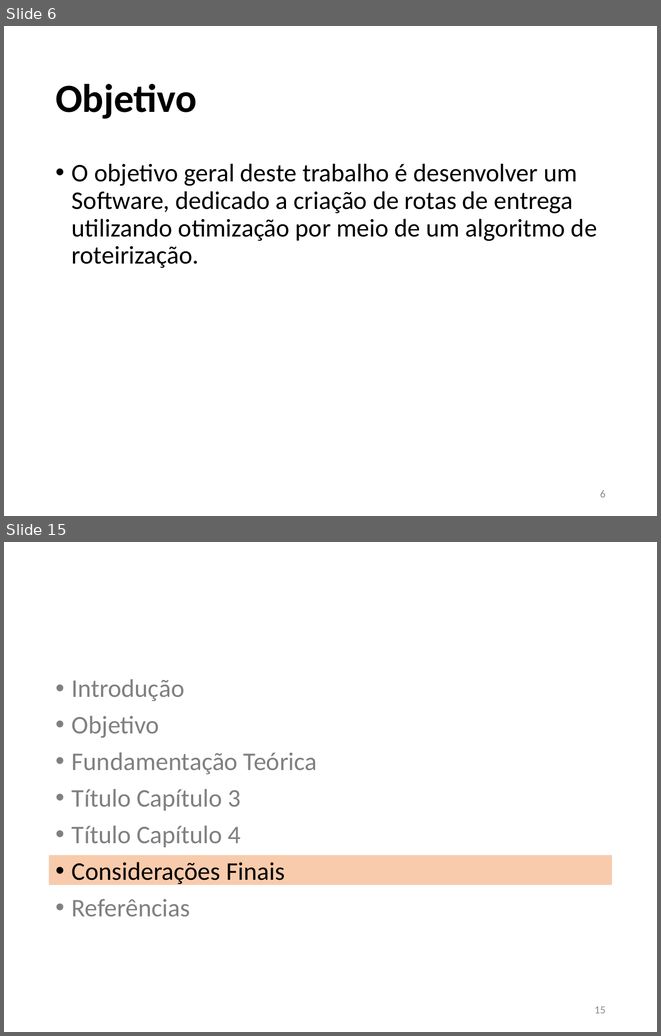
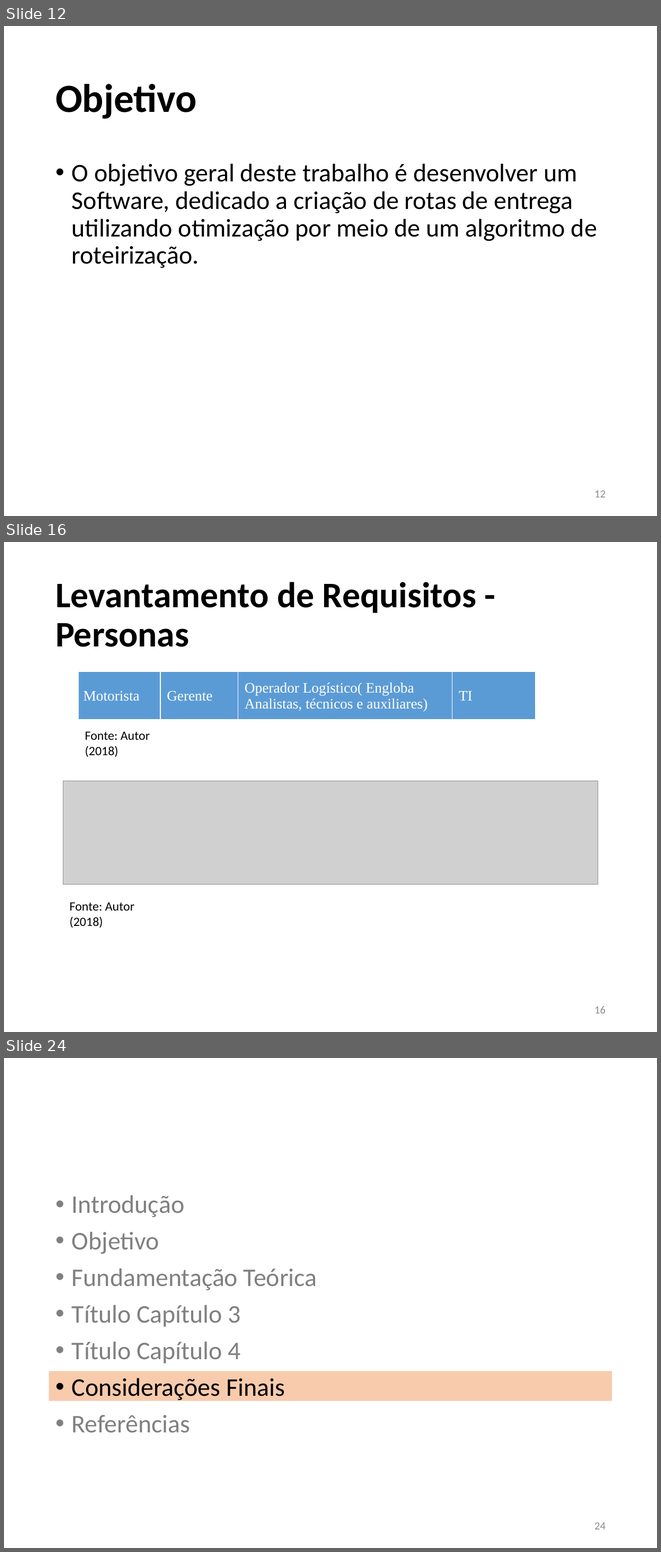
Before and after one commit to JoaoVFG/documentacaoTG, a slide deck: APRESENTAÇÃO JOAO VITOR.pptx. Shown one above the other, each under a label of ours: slides 6 and 15 before the commit, slides 12, 16 and 24 after it; the slides between them are not shown. The pictures are 661x1036 and 661x1552 pixels, drawn with LibreOffice and Linux fonts; fonts in the diff are those of the drawing; grey boxes stand for pictures. Boxes give left, top, right and bottom in pixels: in the first picture for what was removed or moved away, otherwise in the second. Text is boxed around its words. In the diff, an @@ line names an element or a change of style, - is before the commit and + after.

```diff
--- a/APRESENTAÇÃO JOAO VITOR.pptx
+++ b/APRESENTAÇÃO JOAO VITOR.pptx
@@ slide 16 added at [4,542,657,1032], background #FFFFFF @@
@@ title added at [55,582,476,647], 39.6 pt, text #000000, bold @@
+Levantamento de Requisitos -
+Personas
@@ table added at [78,671,535,720], 1 rows, 4 columns @@
+Motorista | Gerente | Operador Logístico( Engloba Analistas, técnicos e auxiliares) | TI
@@ text added at [85,731,150,757], 14 pt, text #000000 @@
+Fonte: Autor (2018)
@@ picture added at [63,781,598,884] @@
@@ text added at [70,902,134,927], 14 pt, text #000000 @@
+Fonte: Autor (2018)
@@ page number added at [594,1006,606,1013], 12 pt, text #8C8C8C @@
+16
@@ what was slide 6 is now slide 12 @@
@@ page number at [594,490,606,497]: text changed @@
-6
+12
@@ what was slide 15 is now slide 24 @@
@@ page number at [594,1522,606,1529]: text changed @@
-15
+24
```
Also in this commit, not shown: 10 slides changed, 11 other slides added, 3 slides removed, 1 other file.
